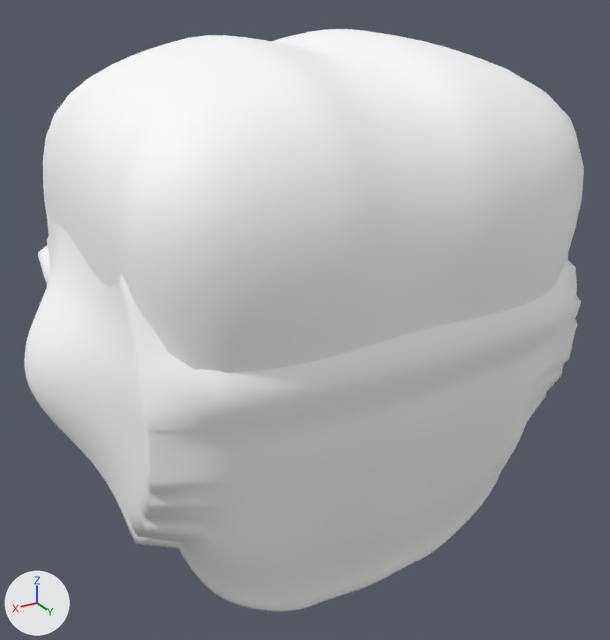
The Blender file assets/blender/avatars/shared/hair/long-straight.blend, before and after one commit.
The view is the same before and after, from a 50 mm camera at (0.653, 1.099, 1.421) aimed at (-0.016, -0.015, 0.863). Every picture has the same lights, and +X, +Y and +Z are marked at lower left. The older version comes first.

Names of what the first picture shows: 'HairLongStraight_Cap', 'HairLongStraight_Curtain' and 1 more.
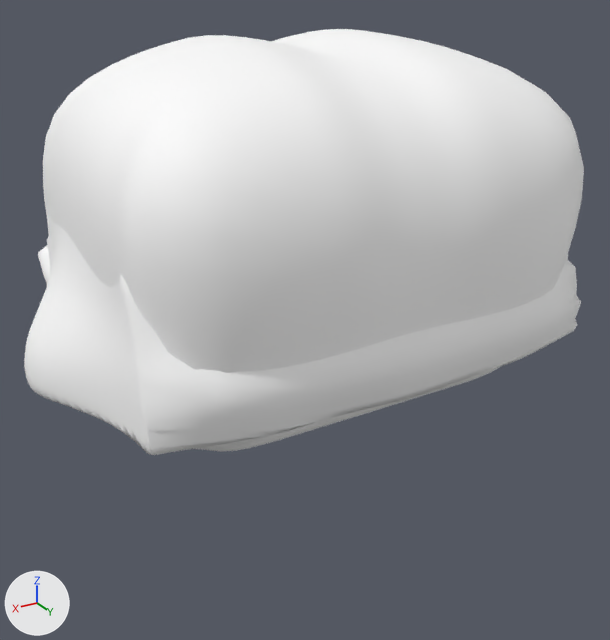
The newer file adds a shape key; the second version is drawn at full value of the shape key 'BackTuck' of 'HairLongStraight_Curtain', and the change is written as the vertex moves it makes.

Location of each change, [x1, y1, x2, y2] in pixels of the pictures (610 x 640 px; the box of a moved part takes in the faces that stretch with it):
'HairLongStraight_Curtain', reshaped
    before: [24, 216, 581, 612]
    after: [24, 216, 581, 455]
part 1 of me_hairlongstraight_curtain_female_mesh_014, moved or reshaped
    before: [27, 325, 577, 612]
    after: [27, 325, 577, 455]

Diff of the bpy script that builds the scene:
```diff
--- a/assets/blender/avatars/shared/hair/long-straight.blend.py
+++ b/assets/blender/avatars/shared/hair/long-straight.blend.py
@@ me_hairlongstraight_curtain_female_mesh_014 @@
 # used by ob_hairlongstraight_curtain; location = (0.0, 0.0, 0.0)
-me_hairlongstraight_curtain_female_mesh_014.from_pydata(...)  # 7048 vertices, 7052 faces; spans x -0.443..0.443, y -0.208..0.317, z 0.48..1.186
+me_hairlongstraight_curtain_female_mesh_014.from_pydata(...)  # 7048 vertices, 7052 faces; spans x -0.443..0.443, y -0.208..0.317, z 0.806..1.186
+# me_hairlongstraight_curtain_female_mesh_014 part 1: 2428 of 7048 vertices moved; they spanned x -0.44..0.44, y -0.065..0.314, z 0.48..0.919 and now span x -0.44..0.44, y -0.065..0.313, z 0.806..0.919; mean shift (0.0, 0.005, 0.136); largest move (0.0, 0.214, 0.481) -> (0.0, 0.231, 0.819)
 me_hairlongstraight_curtain_female_mesh_014.materials.append(mat_avatarhairtint)
```
